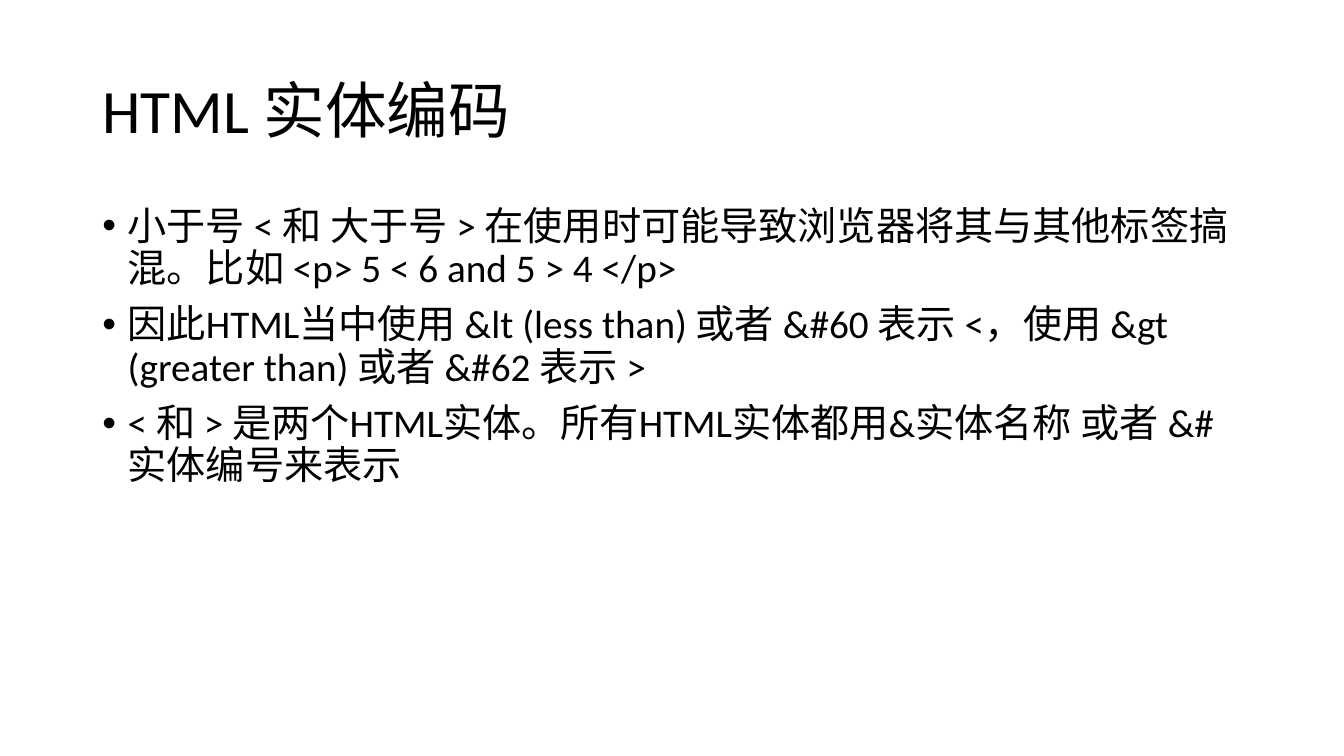
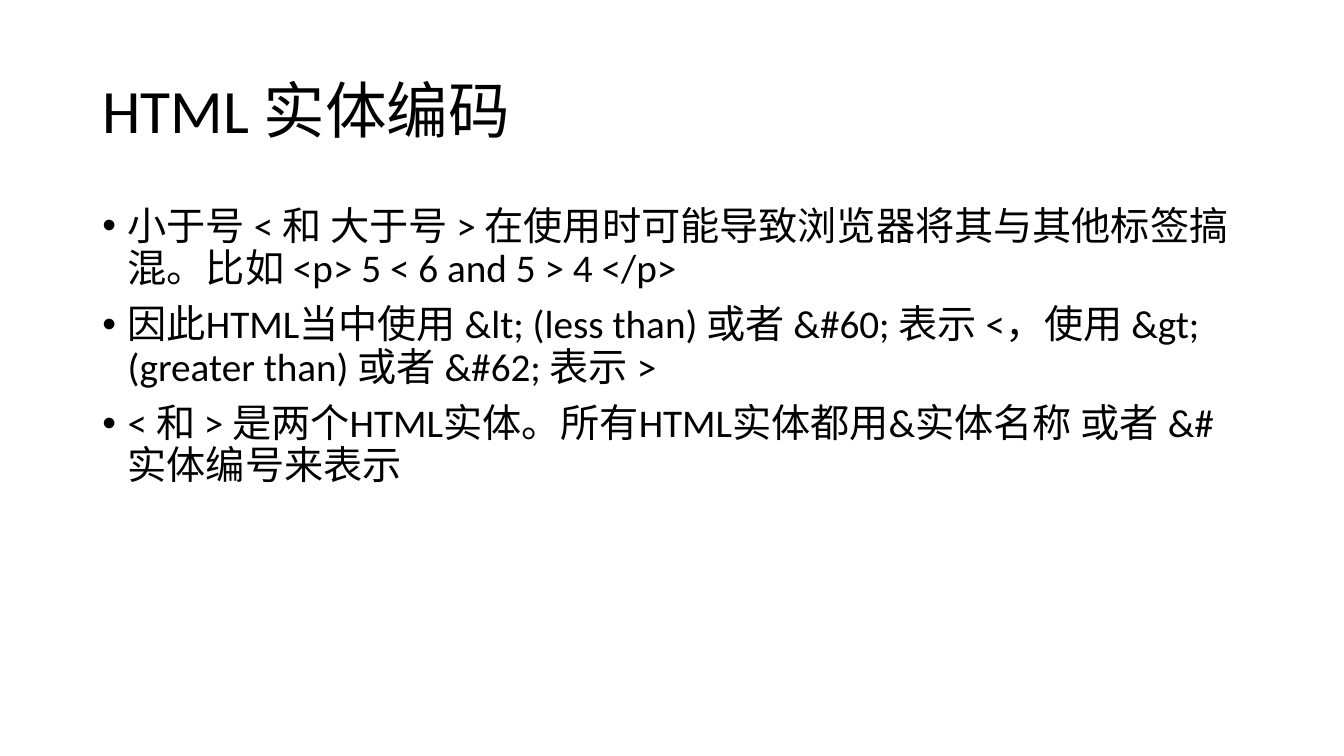
Before and after one commit to LAB-Remote/labRemoteLocal, a slide deck: slide 2 of teaching/zhibin/4/第四课_幻灯片.pptx. Drawn at 1344x756 pixels with LibreOffice and Linux fonts; fonts in the diff are those of the drawing. Boxes give left, top, right and bottom in pixels: in the first picture for what was removed or moved away, otherwise in the second. Text is boxed around its words. In the diff, an @@ line names an element or a change of style, - is before the commit and + after.

```diff
--- a/teaching/zhibin/4/第四课_幻灯片.pptx
+++ b/teaching/zhibin/4/第四课_幻灯片.pptx
@@ text at (128, 305, 1199, 388): text changed @@
-• 因此HTML当中使用 &lt (less than) 或者 &#60 表示 <，使用 &gt (greater than) 或者 &#62 表示 >
+• 因此HTML当中使用 &lt; (less than) 或者 &#60; 表示 <，使用 &gt; (greater than) 或者 &#62; 表示 >
```
Also in this commit, not shown: 44 other files.
